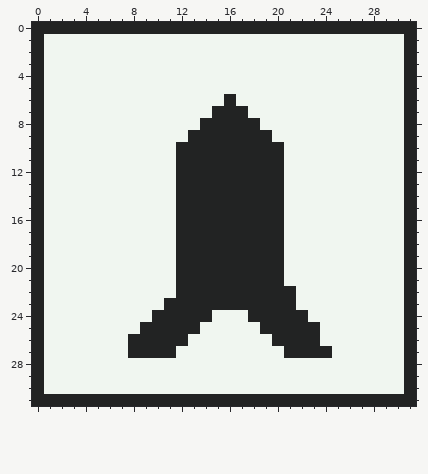
File history of a pixel-art file, VSCode-PlaydateTemplate/source/Images/upgradeIcons/rocketUpgradeIcon.aseprite. This is how it looked before the edit.
32x32 pixels, 1 frame.
After:
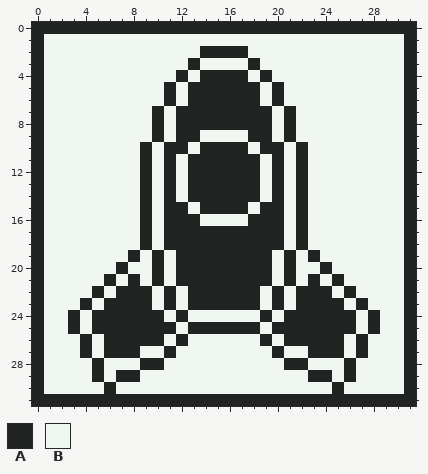
Palette (. is transparent): A #222323  B #f0f6f0
What changed:
Colour B gives way to colour A in row 2 at x 14 to 17; in row 3 at x 13 and 18; in row 4 at x 12, 14 to 17 and 19; in row 5 at x 11, 13 to 18 and 20; in row 6 at x 11, 13 to 15, 17 to 18 and 20; in row 7 at x 10, 12 to 14, 18 to 19 and 21.
Colour B gives way to colour A in row 8 at x 10, 12 to 13, 19 and 21; in row 9 at x 10, 12 and 21; in rows 10 to 18 at x 9, 11 and 22; in row 19 at x 8, 10, 21 and 23; in row 20 at x 7, 10, 21 and 24; in row 21 at x 6, 8, 10, 21, 23 and 25.
Colour B gives way to colour A in row 22 at x 5, 7 to 9, 11, 22 to 24 and 26; in row 23 at x 4, 6 to 9, 22 to 25 and 27; in row 24 at x 3, 5 to 9, 23 to 26 and 28; in row 25 at x 3, 5 to 8, 14 to 18, 24 to 26 and 28; in row 26 at x 4, 6 to 7, 19, 24 to 25 and 27; in row 27 at x 4, 6 to 7, 20, 25 and 27.
Colour B gives way to colour A in row 28 at x 5, 9 to 10, 21 to 22 and 26; in row 29 at x 5, 7 to 8, 23 to 24 and 26; in row 30 at x 6 and 25.
Colour A gives way to colour B in row 9 at x 14 to 17; in row 10 at x 13 and 18; in rows 11 to 14 at x 12 and 19; in row 15 at x 13 and 18; in row 16 at x 14 to 17; in rows 19 to 21 at x 20.
Colour A gives way to colour B in rows 22 to 23 at x 12, 19 and 21; in row 24 at x 11, 13 to 14, 18 and 20; in row 25 at x 12 and 19; in row 26 at x 11 and 20; in row 27 at x 9 to 10 and 21 to 22.
